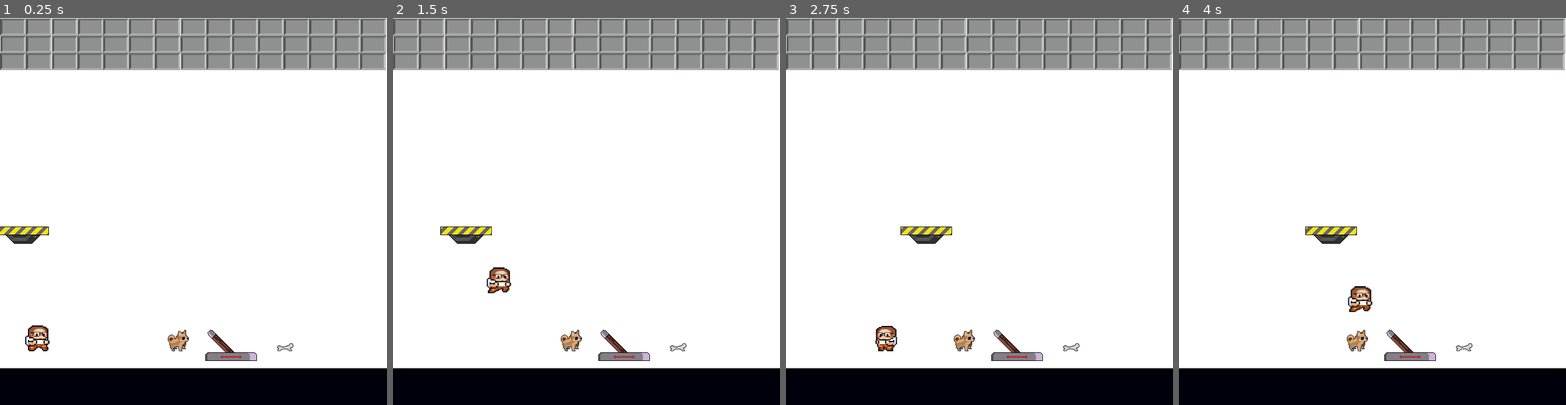
Above: before the commit, frames 1-4 (left to right).
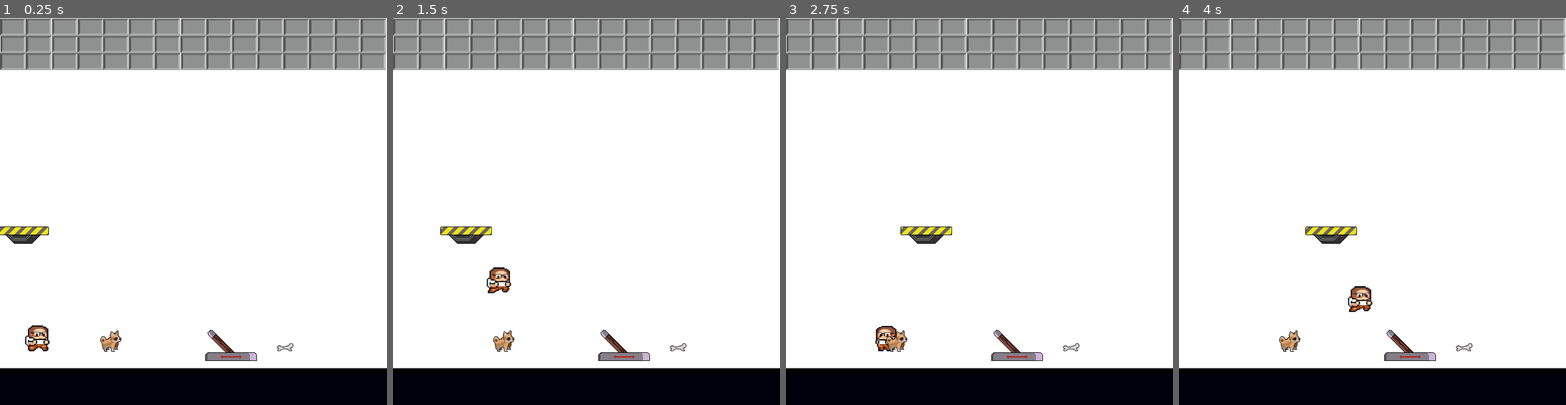
Above: after the commit, the same moments.

Repository: SRWGShinyo/The-Lever
Game: Godot game, scene res://scenes/Level2.tscn
The game is run twice, just before and just after one commit, with the same random seed, the same clock (stepped at 60 frames per second) and the same inputs. This scene is started directly instead of the project's main scene.
Inputs (mouse positions are in pixels of both pictures, inside the frame that each line leads up to):
- Up to frame 1 (0.25 s): no input
- Up to frame 2 (1.5 s): move the mouse to (625, 335) at 0.52 s; hold Right (PLAYER_RIGHT) from 0.53 s (still down); click (625, 335) at 0.67 s; tap Space (PLAYER_JUMP) at 0.77 s; move the mouse to (571, 339) at 1.27 s; click (571, 339) at 1.42 s
- Up to frame 3 (2.75 s): tap Space (PLAYER_JUMP) at 1.52 s; move the mouse to (1072, 346) at 2.02 s; release Right (PLAYER_RIGHT) at 2.03 s; hold Left (PLAYER_LEFT) from 2.03 s (still down); click (1072, 346) at 2.17 s
- Up to frame 4 (4 s): move the mouse to (1353, 288) at 2.77 s; release Left (PLAYER_LEFT) at 2.78 s; hold Right (PLAYER_RIGHT) from 2.78 s (still down); click (1353, 288) at 2.92 s; tap Space (PLAYER_JUMP) at 3.02, 3.77 s; move the mouse to (1488, 269) at 3.52 s

The runs differ from the first frame. In frame 1, 0.4% of the frame differs, in the area x 8-49%, y 53-87%; in frame 2, 0.4%, in the area x 12-49%, y 53-87%; in frame 3, 0.4%; in frame 4, 0.4%.
Error in both runs: Trying to assign value of type 'AudioStreamPlayer2D' to a variable of type 'AudioStreamPlayer'. (res://MainTitleMusic.gd:22)

Commit message:
scene2: added a super dog !

Diff:
--- a/scenes/Level2.tscn
+++ b/scenes/Level2.tscn
@@ -1,21 +1,18 @@
-[gd_scene load_steps=14 format=2]
+[gd_scene load_steps=13 format=2]
 
 [ext_resource path="res://scenes/Level1.gd" type="Script" id=1]
 [ext_resource path="res://Objects/Rail.tscn" type="PackedScene" id=2]
 [ext_resource path="res://Objects/Floor.tscn" type="PackedScene" id=3]
 [ext_resource path="res://Objects/Lever.tscn" type="PackedScene" id=4]
 [ext_resource path="res://Objects/Platform.tscn" type="PackedScene" id=5]
-[ext_resource path="res://Objects/Dog.tscn" type="PackedScene" id=6]
-[ext_resource path="res://Objects/Clickable.tscn" type="PackedScene" id=7]
-[ext_resource path="res://resources/sprites/os.png" type="Texture" id=8]
-[ext_resource path="res://Objects/Roof.tscn" type="PackedScene" id=9]
-[ext_resource path="res://Objects/Player.tscn" type="PackedScene" id=10]
-[ext_resource path="res://Objects/BG.tscn" type="PackedScene" id=11]
+[ext_resource path="res://Objects/Clickable.tscn" type="PackedScene" id=6]
+[ext_resource path="res://resources/sprites/os.png" type="Texture" id=7]
+[ext_resource path="res://Objects/Roof.tscn" type="PackedScene" id=8]
+[ext_resource path="res://Objects/Player.tscn" type="PackedScene" id=9]
+[ext_resource path="res://Objects/BG.tscn" type="PackedScene" id=10]
+[ext_resource path="res://Objects/Dog.tscn" type="PackedScene" id=11]
 
 [sub_resource type="RectangleShape2D" id=1]
-extents = Vector2( 20.0851, 19.7614 )
-
-[sub_resource type="RectangleShape2D" id=2]
 extents = Vector2( 16.1007, 7.41296 )
 
 [node name="Level2Root" type="Node2D"]
@@ -51,23 +48,9 @@
 editor/display_folded = true
 
 [node name="AnimatedSprite" parent="Platform/Path2D/PathFollow2D" index="0"]
-frame = 2
-
-[node name="Dog" parent="." instance=ExtResource( 6 )]
-editor/display_folded = true
-position = Vector2( 330.352, 596.079 )
-
-[node name="Clickable" parent="Dog" index="0"]
-script = null
-
-[node name="AnimatedSprite" parent="Dog/Clickable/ClickableArea" index="1"]
 frame = 0
 
-[node name="CollisionShape2D" parent="Dog/Clickable/ClickableArea" index="2"]
-position = Vector2( 1.10416, 4.23267 )
-shape = SubResource( 1 )
-
-[node name="Bone" parent="." instance=ExtResource( 7 )]
+[node name="Bone" parent="." instance=ExtResource( 6 )]
 position = Vector2( 199.726, 184.363 )
 
 [node name="ClickableArea" parent="Bone" index="0"]
@@ -75,18 +58,28 @@
 position = Vector2( 330.529, 420.004 )
 
 [node name="Sprite" parent="Bone/ClickableArea" index="0"]
-texture = ExtResource( 8 )
+texture = ExtResource( 7 )
 
 [node name="CollisionShape2D" parent="Bone/ClickableArea" index="1"]
 position = Vector2( 0, 8.69623 )
-shape = SubResource( 2 )
+shape = SubResource( 1 )
 
-[node name="Roof" parent="." instance=ExtResource( 9 )]
+[node name="Roof" parent="." instance=ExtResource( 8 )]
 
-[node name="Player" parent="." instance=ExtResource( 10 )]
+[node name="Player" parent="." instance=ExtResource( 9 )]
 position = Vector2( 70, 600 )
 
-[node name="BG" parent="." instance=ExtResource( 11 )]
+[node name="BG" parent="." instance=ExtResource( 10 )]
+
+[node name="Dog" parent="." instance=ExtResource( 11 )]
+editor/display_folded = true
+position = Vector2( 204.534, 597.134 )
+
+[node name="AnimatedSprite" parent="Dog/Clickable/ClickableArea" index="1"]
+frame = 3
+
+[node name="CollisionShape2D" parent="Dog/Clickable/ClickableArea" index="2"]
+position = Vector2( -1.43201, 5.92873 )
 [connection signal="clicked" from="Lever" to="." method="_on_Lever_clicked"]
 
 [editable path="Rails/Rail"]
@@ -95,8 +88,8 @@
 
 [editable path="Platform"]
 
+[editable path="Bone"]
+
 [editable path="Dog"]
 
 [editable path="Dog/Clickable"]
-
-[editable path="Bone"]
